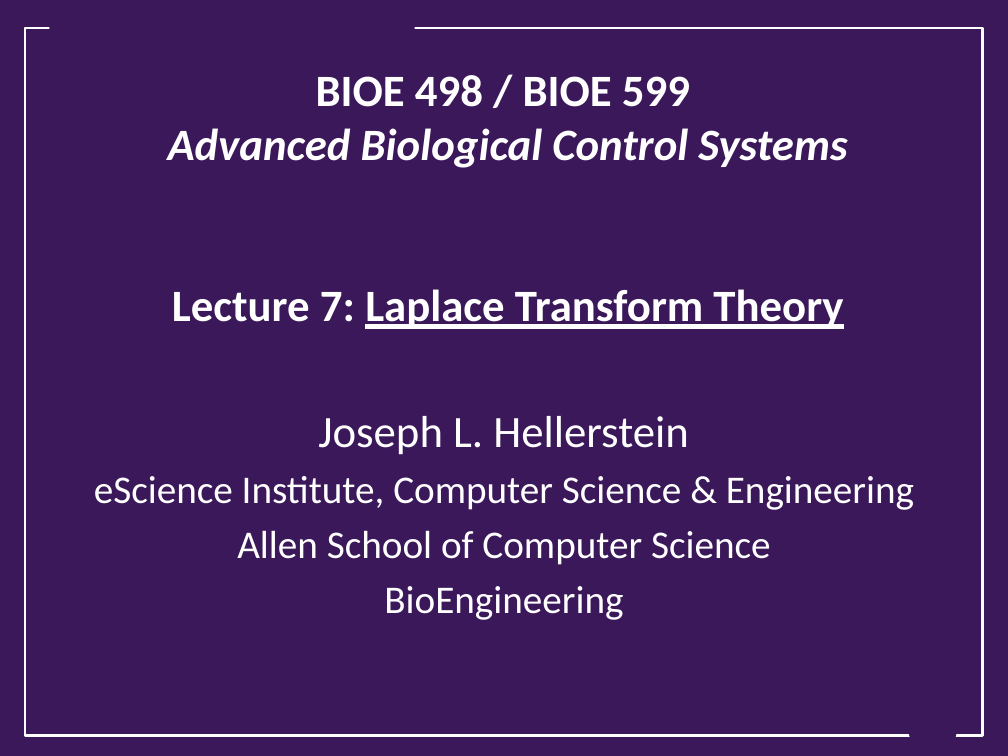
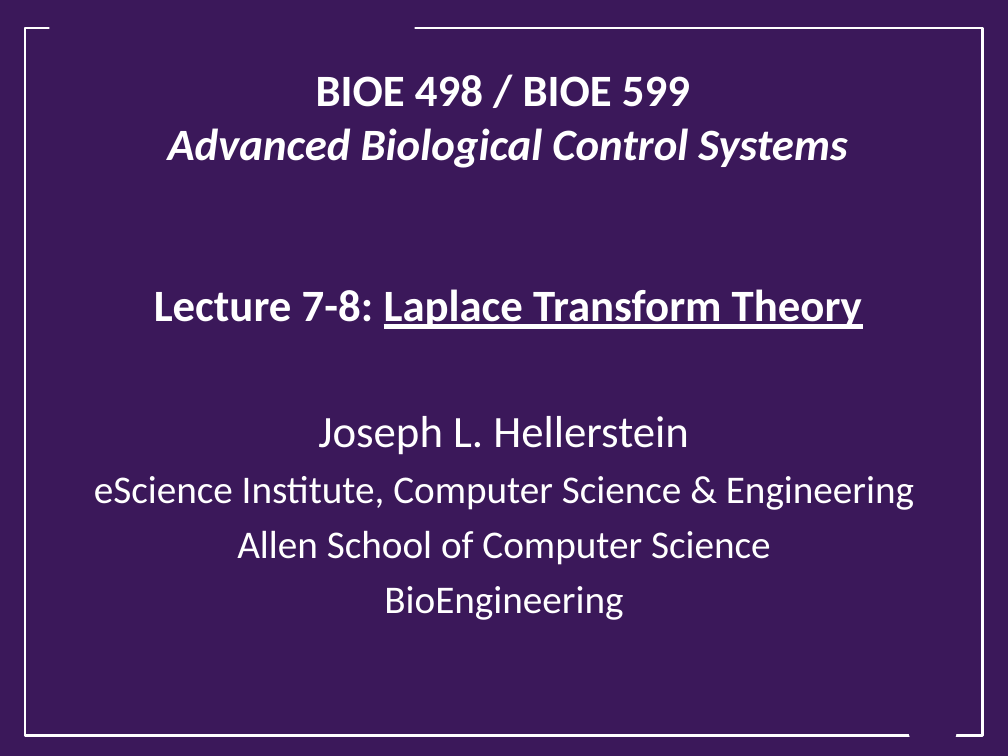
Before and after one commit to joseph-hellerstein/advanced-controls-lectures, a slide deck: slide 1 of Lecture_7_8-Laplace-Transform-Theory/Laplace-Transform-Theory.pptx. Drawn at 1008x756 pixels with LibreOffice and Linux fonts; fonts in the diff are those of the drawing; background and template pictures are left out. Boxes give left, top, right and bottom in pixels: in the first picture for what was removed or moved away, otherwise in the second. Text is boxed around its words. In the diff, an @@ line names an element or a change of style, - is before the commit and + after.

```diff
--- a/Lecture_7_8-Laplace-Transform-Theory/Laplace-Transform-Theory.pptx
+++ b/Lecture_7_8-Laplace-Transform-Theory/Laplace-Transform-Theory.pptx
@@ title at <box>154,75,862,329</box>: text changed @@
-BIOE 498 / BIOE 599
-Advanced Biological Control Systems
-Lecture 7: Laplace Transform Theory
+BIOE 498 / BIOE 599
+Advanced Biological Control Systems
+Lecture 7-8: Laplace Transform Theory
```
Also in this commit, not shown: 1 other slide changed, 1 other file.
